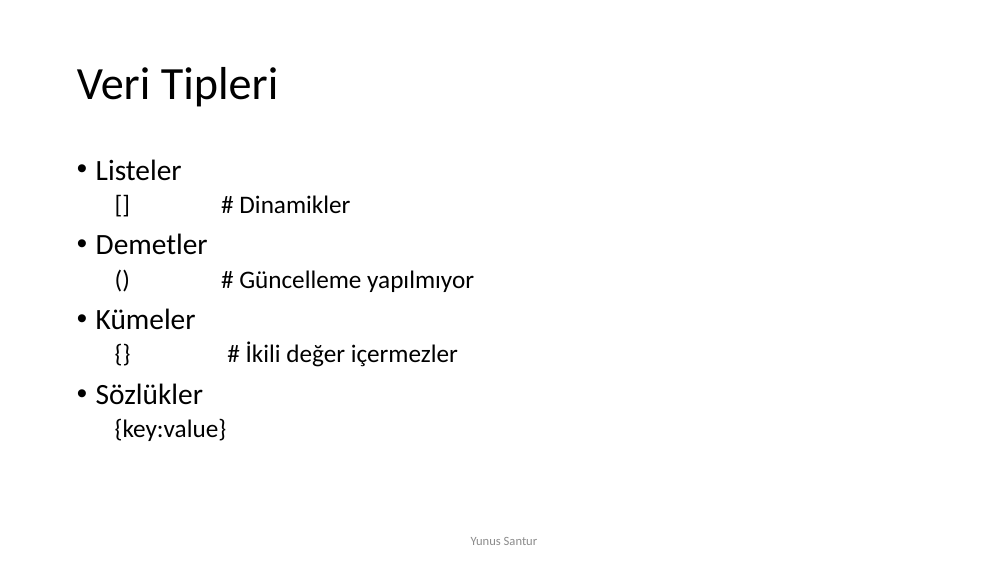
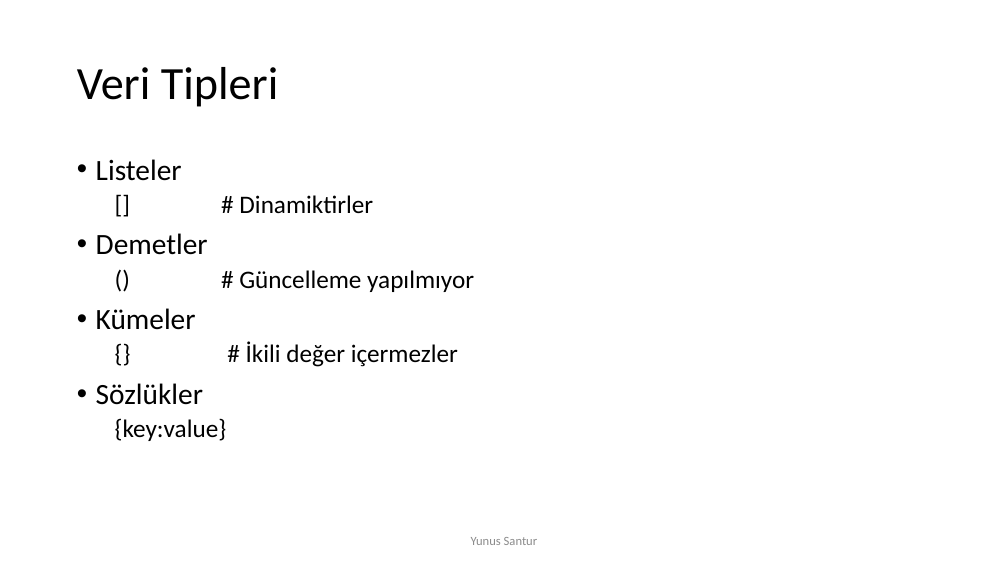
Before and after one commit to caresiz/AlgoritmaProgramlama2, a slide deck: slide 2 of H3/H3.pptx. Drawn at 1008x567 pixels with LibreOffice and Linux fonts; fonts in the diff are those of the drawing. Boxes give left, top, right and bottom in pixels: in the first picture for what was removed or moved away, otherwise in the second. Text is boxed around its words. In the diff, an @@ line names an element or a change of style, - is before the commit and + after.

```diff
--- a/H3/H3.pptx
+++ b/H3/H3.pptx
@@ text at (x1=239, y1=195, x2=373, y2=213): text changed @@
-  [] # Dinamikler
+  [] # Dinamiktirler
```
Also in this commit, not shown: 3 other slides changed, 1 slide added.
